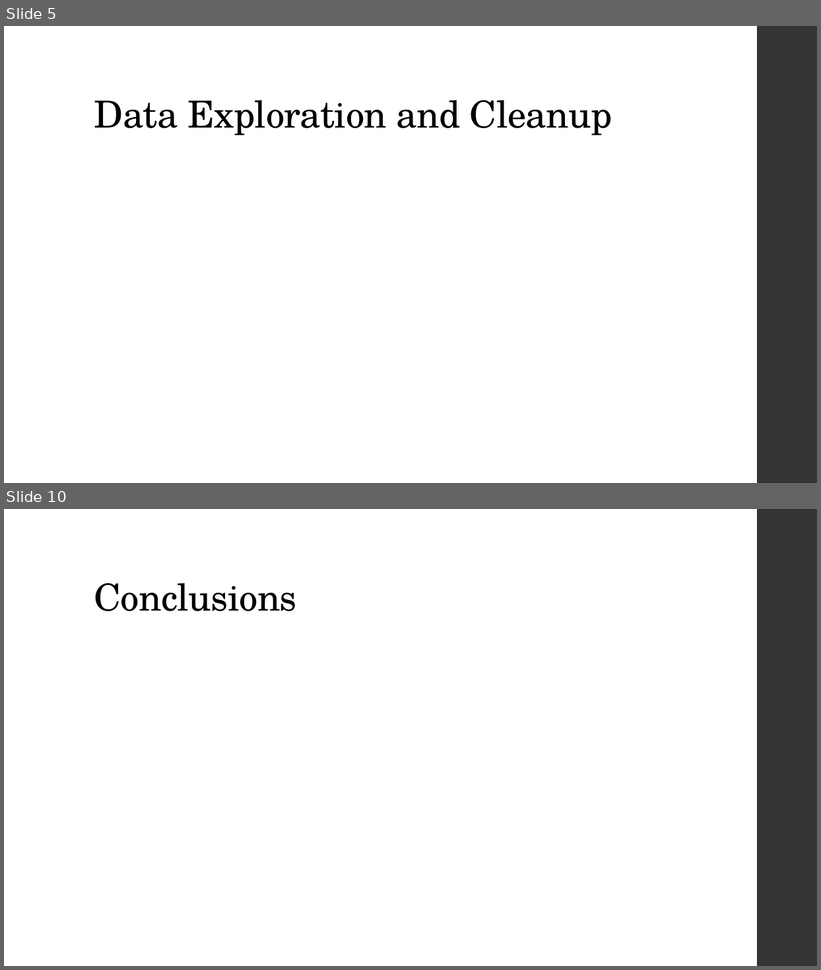
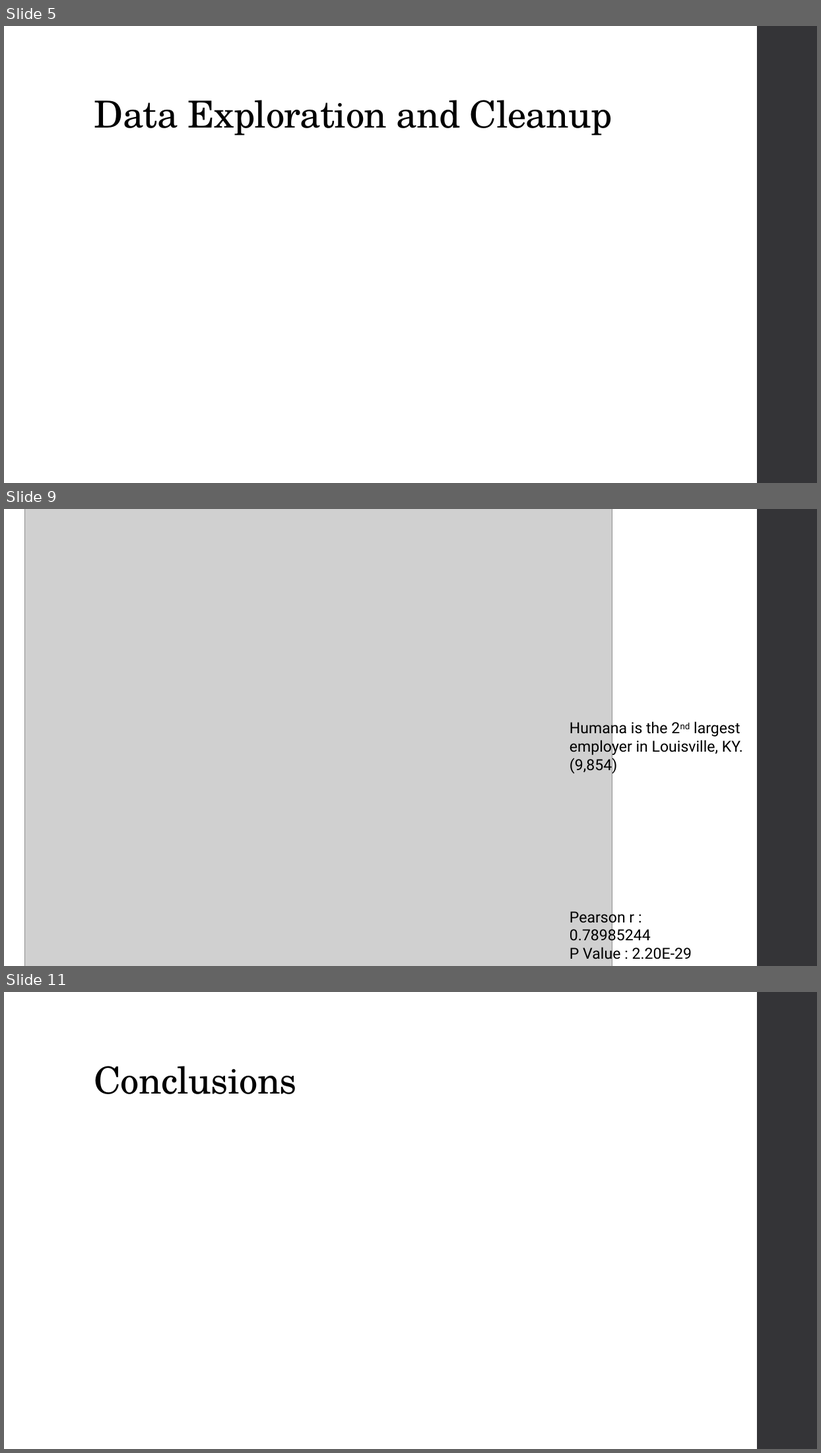
Before and after one commit to GraceHsu12/UCB_Project1_team, a slide deck: stock_and_housing_Proj1.pptx. Shown one above the other, each under a label of ours: slides 5 and 10 before the commit, slides 5, 9 and 11 after it; the slides between them are not shown. The pictures are 821x970 and 821x1453 pixels, drawn with LibreOffice and Linux fonts; fonts in the diff are those of the drawing; grey boxes stand for pictures. Boxes give left, top, right and bottom in pixels: in the first picture for what was removed or moved away, otherwise in the second. Text is boxed around its words. In the diff, an @@ line names an element or a change of style, - is before the commit and + after.

```diff
--- a/stock_and_housing_Proj1.pptx
+++ b/stock_and_housing_Proj1.pptx
@@ slide 9 added at <box>4,509,817,966</box>, background #FFFFFF; not listed: 1 template element that a slide beside it also shows @@
@@ picture added at <box>24,509,613,966</box> @@
@@ text added at <box>570,720,743,774</box>, 18 pt, text #000000 @@
+Humana is the 2nd largest employer in Louisville, KY. (9,854)
@@ text added at <box>570,909,692,962</box>, 18 pt, text #000000 @@
+Pearson r : 0.78985244
+P Value : 2.20E-29
@@ what was slide 10 is now slide 11 @@
```
Also in this commit, not shown: 1 slide changed, 3 other slides added, 3 slides removed.
